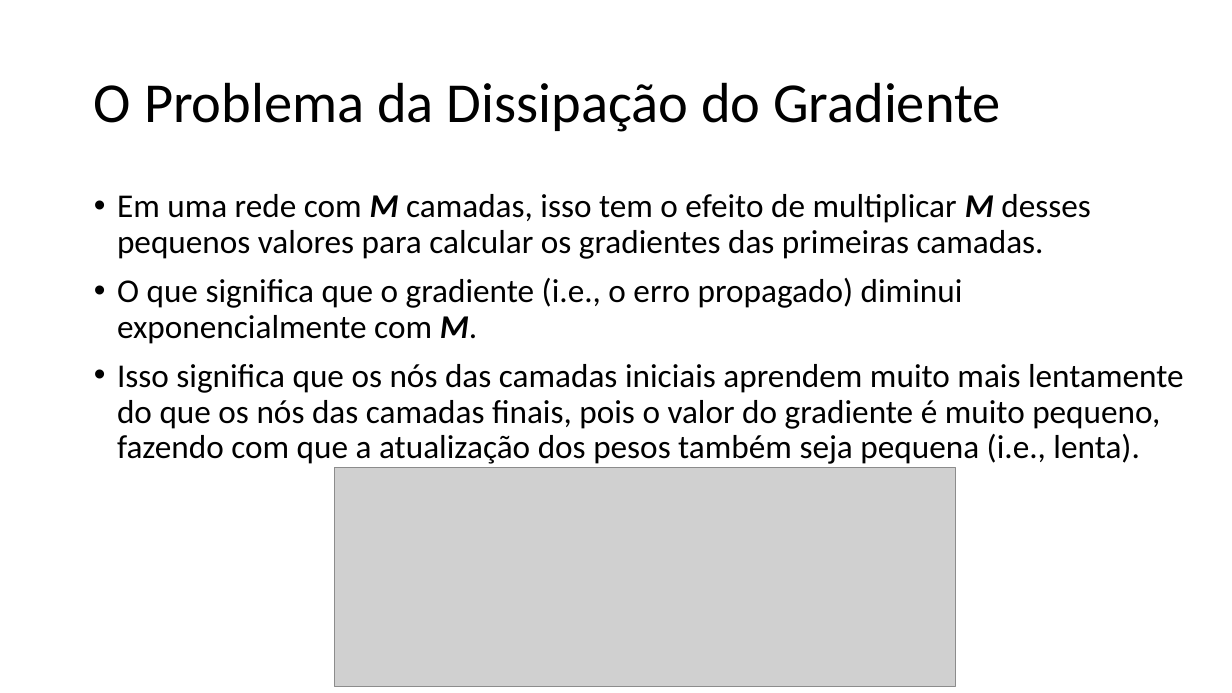
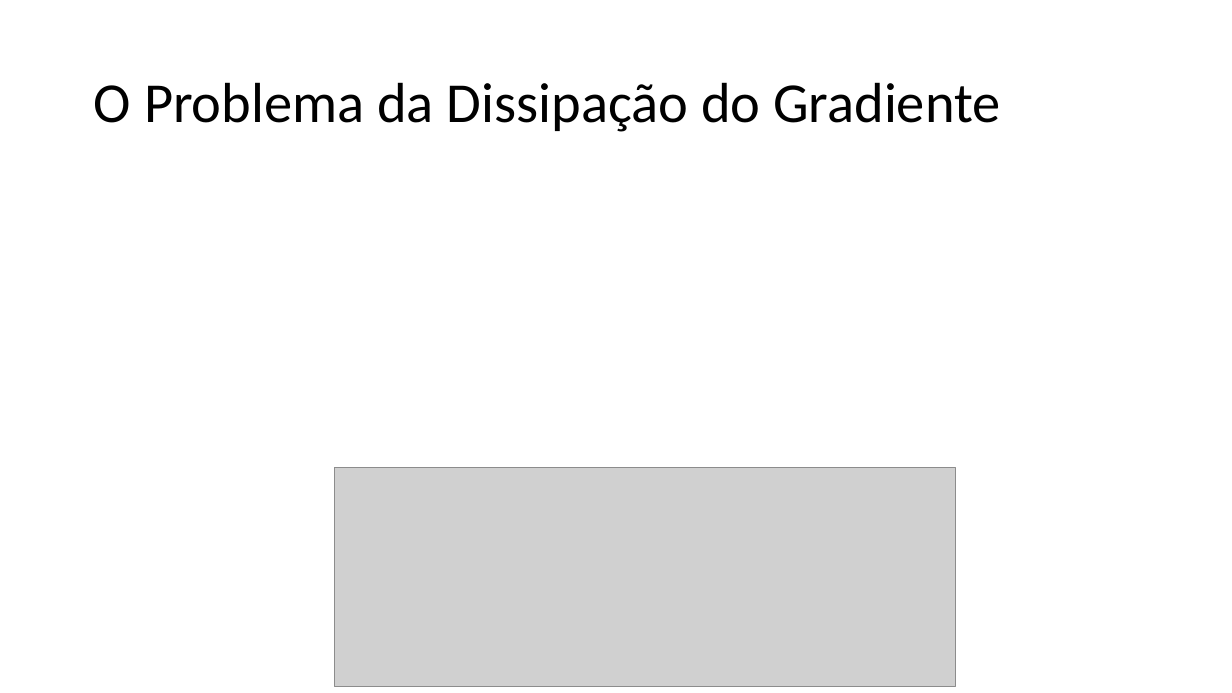
Before and after one commit to zz4fap/t320_aprendizado_de_maquina, a slide deck: slide 12 of slides/T320_Redes_Neurais_Artificiais (Parte II).pptx. Drawn at 1232x693 pixels with LibreOffice and Linux fonts; fonts in the diff are those of the drawing; grey boxes stand for pictures. Boxes give left, top, right and bottom in pixels: in the first picture for what was removed or moved away, otherwise in the second. Text is boxed around its words. In the diff, an @@ line names an element or a change of style, - is before the commit and + after.

```diff
--- a/slides/T320_Redes_Neurais_Artificiais (Parte II).pptx
+++ b/slides/T320_Redes_Neurais_Artificiais (Parte II).pptx
@@ text removed at (117,194,1184,464) @@
-• Em uma rede com M camadas, isso tem o efeito de multiplicar M desses pequenos valores para calcular os gradientes das primeiras camadas.
-• O que significa que o gradiente (i.e., o erro propagado) diminui exponencialmente com M.
-• Isso significa que os nós das camadas iniciais aprendem muito mais lentamente do que os nós das camadas finais, pois o valor do gradiente é muito pequeno, fazendo com que a atualização dos pesos também seja pequena (i.e., lenta).
```
Also in this commit, not shown: 4 other slides changed, 1 slide added, 1 other file.
